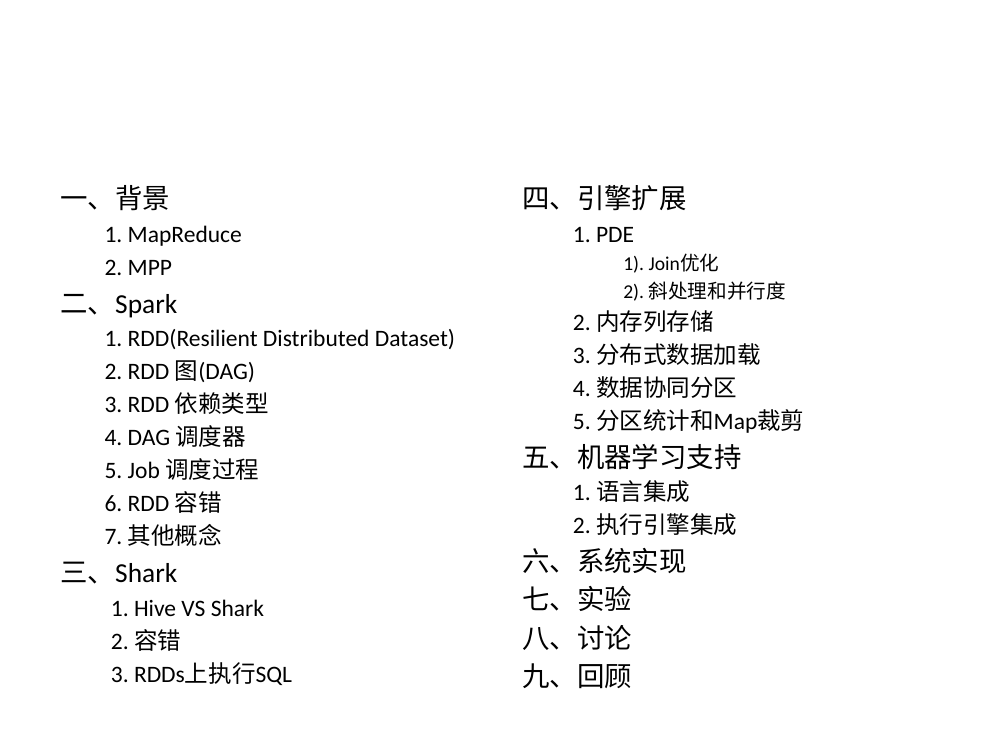
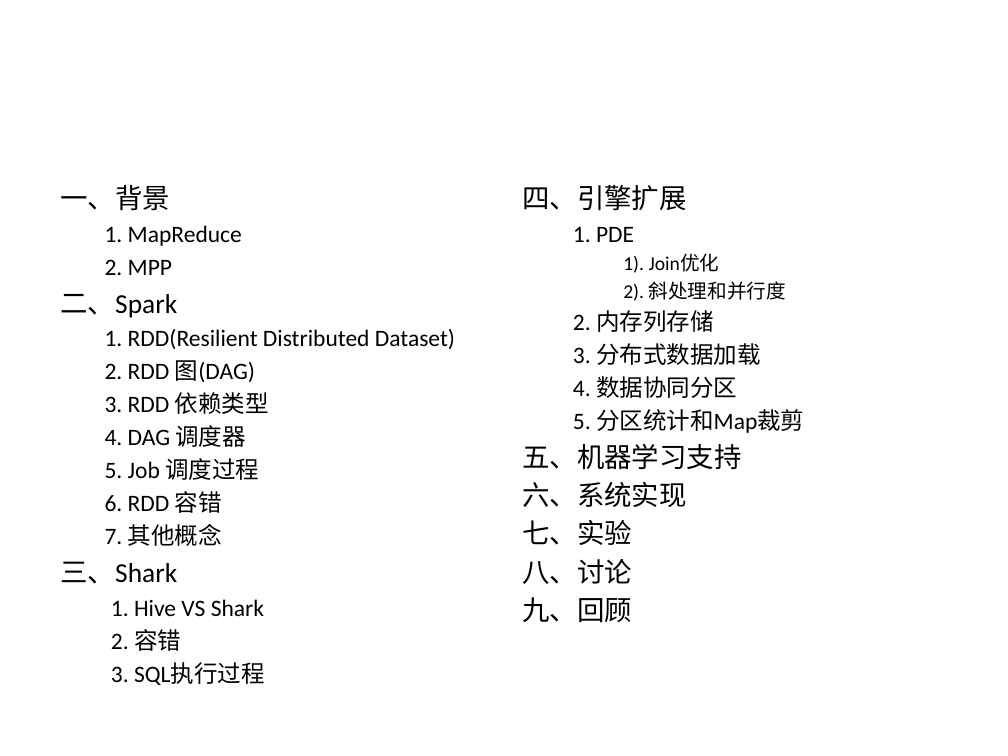
Before and after one commit to wuxingdexian/seminar, a slide deck: slide 2 of 整合.pptx (slide 3 before the commit). Drawn at 1008x756 pixels with LibreOffice and Linux fonts; fonts in the diff are those of the drawing. Boxes give left, top, right and bottom in pixels: in the first picture for what was removed or moved away, otherwise in the second. Text is boxed around its words. In the diff, an @@ line names an element or a change of style, - is before the commit and + after.

```diff
--- a/整合.pptx
+++ b/整合.pptx
@@ text at bbox=[573, 480, 737, 535]: paragraphs removed @@
-  1. 语言集成
-  2. 执行引擎集成
@@ text at bbox=[111, 662, 265, 685]: text changed @@
-  3. RDDs上执行SQL
+  3. SQL执行过程
```
Also in this commit, not shown: 38 other slides changed, 2 slides added, 1 slide removed.
